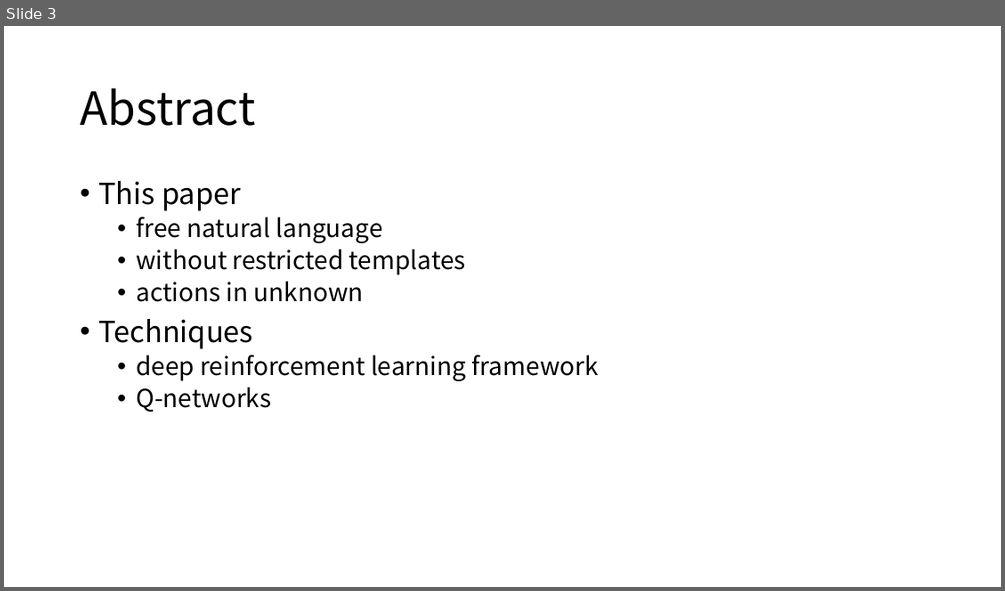
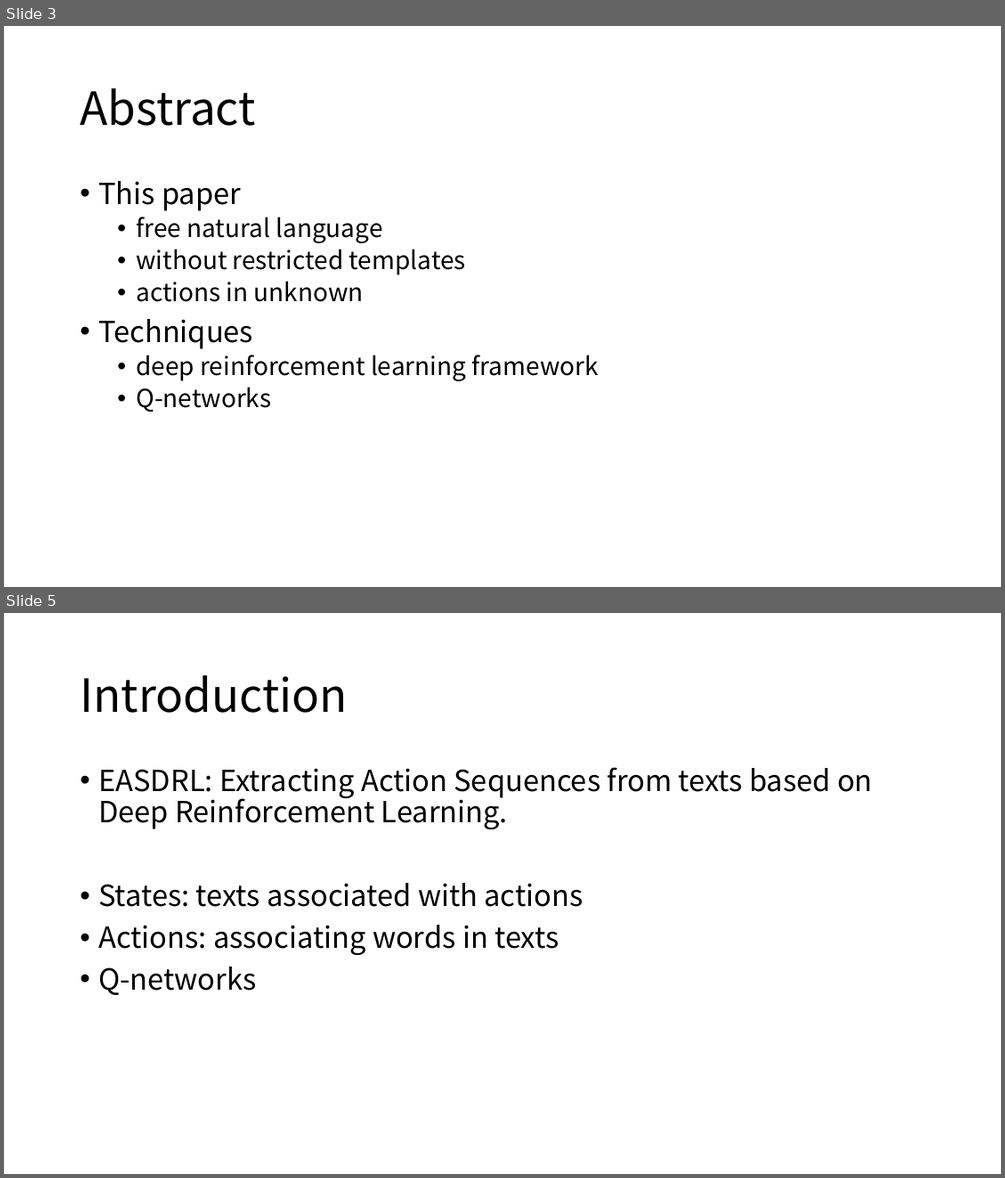
Before and after one commit to cloudspurs/klz, a slide deck: computer_science/ai/natural_language_processing/action_extract/extracting_action_sequences_from_texts_based_on_deep_reinforcement_learning.pptx. Shown one above the other, each under a label of ours: slide 3 before the commit, slides 3 and 5 after it; the slides between them are not shown. The pictures are 1005x591 and 1005x1178 pixels, drawn with LibreOffice and Linux fonts; fonts in the diff are those of the drawing. Boxes give left, top, right and bottom in pixels: in the first picture for what was removed or moved away, otherwise in the second. Text is boxed around its words. In the diff, an @@ line names an element or a change of style, - is before the commit and + after.

```diff
--- a/computer_science/ai/natural_language_processing/action_extract/extracting_action_sequences_from_texts_based_on_deep_reinforcement_learning.pptx
+++ b/computer_science/ai/natural_language_processing/action_extract/extracting_action_sequences_from_texts_based_on_deep_reinforcement_learning.pptx
@@ slide 5 added at [4,613,1001,1174], background #FFFFFF @@
@@ title added at [80,675,348,713], 44 pt, text #000000 @@
+Introduction
@@ text added at [98,767,873,995], 28 pt, text #000000 @@
+• EASDRL: Extracting Action Sequences from texts based on Deep Reinforcement Learning.
+• States: texts associated with actions
+• Actions: associating words in texts
+• Q-networks
```
Also in this commit, not shown: 4 other slides added, 3 slides removed, 9 other files.
